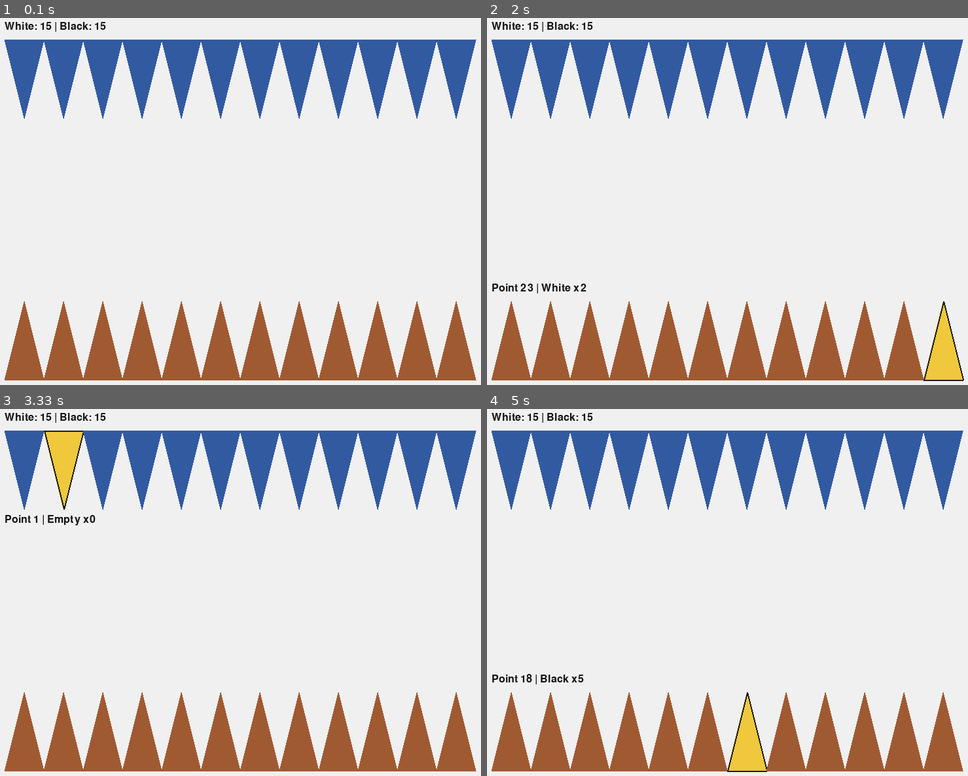
Above: before the commit, frames 1-4 (two rows, left to right).
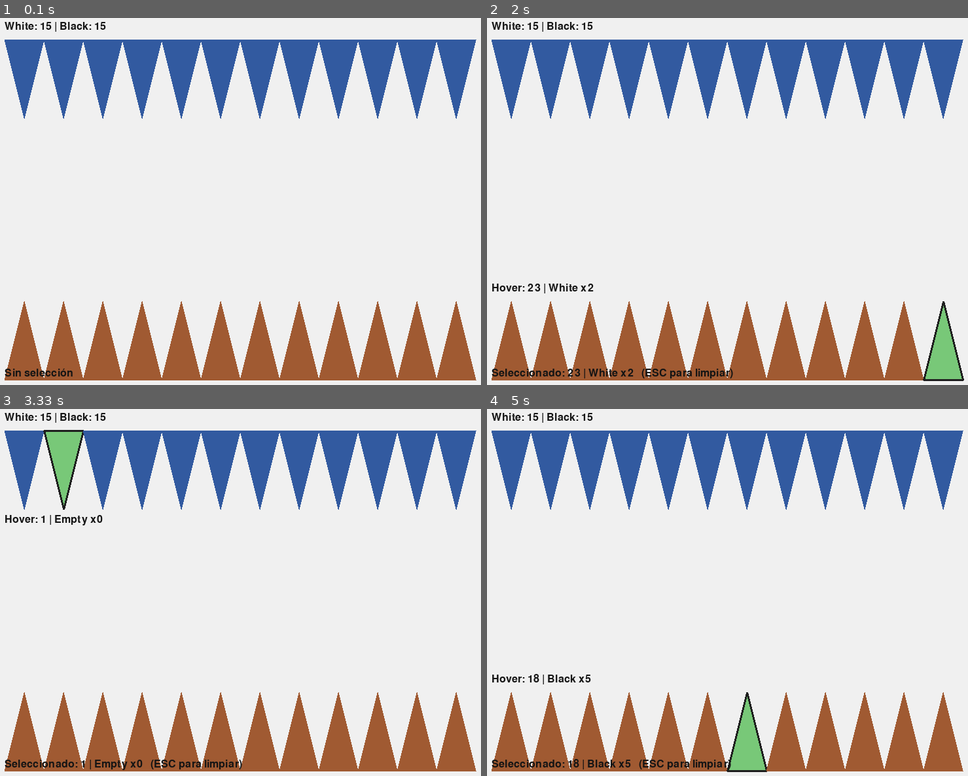
Above: after the commit, the same moments.

Repository: um-computacion/computacion-2025-backgammon-Macarena-Ardevol
Game: pygame game, started from backgammon/pygame_ui/__main__.py
The game is run twice, just before and just after one commit, with the same random seed, the same clock (stepped at 60 frames per second) and the same inputs.
Inputs (mouse positions are in pixels of both pictures, inside the frame that each line leads up to):
- Up to frame 1 (0.1 s): no input
- Up to frame 2 (2 s): click (525, 373) at 0.38 s, where only the run after the commit has a clickable "Sin selección"; click (780, 296) at 0.72 s; click (588, 65) at 1.05 s; click (602, 131) at 1.38 s; click (924, 359) at 1.72 s
- Up to frame 3 (3.33 s): click (168, 519) at 2.05 s; click (423, 702) at 2.38 s; click (72, 640) at 2.72 s; click (81, 467) at 3.05 s
- Up to frame 4 (5 s): click (602, 669) at 3.38 s; click (650, 713) at 3.72 s; click (568, 746) at 4.05 s; click (563, 625) at 4.38 s; click (756, 709) at 4.72 s

The runs differ from the first frame. In frame 1, 0.2% of the frame differs, in the area x 0-16%, y 95-98%; in frame 2, 1.6%, in the area x 0-99%, y 72-99%; in frame 3, 1.6%; in frame 4, 1.6%.

Commit message:
UI: selección por click en Pygame + barra de estado; docs y changelog

Diff:
--- a/backgammon/pygame_ui/__main__.py
+++ b/backgammon/pygame_ui/__main__.py
@@ -16,7 +16,8 @@
     TOP_CLR = (50, 90, 160)
     BOT_CLR = (160, 90, 50)
     TXT = (20, 20, 20)
-    HILIGHT = (240, 200, 60)
+    HILIGHT = (240, 200, 60)   # hover
+    SELECT = (120, 200, 120)   # seleccionado
     OUTLINE = (30, 30, 30)
 
     def tri_polygon_top(i, col_w):
@@ -31,16 +32,16 @@
                 ((x0 + x1) / 2, H - MARGIN - TRI_H)]
 
     def hover_index(mx, my, col_w):
-        # Top band
+        # Banda superior  (0..11)
         if MARGIN <= my <= MARGIN + TRI_H:
             i = int((mx - MARGIN) // col_w)
             if 0 <= i < 12 and MARGIN <= mx <= MARGIN + 12 * col_w:
-                return i  # 0..11
-        # Bottom band
+                return i
+        # Banda inferior (12..23)
         if (H - MARGIN - TRI_H) <= my <= (H - MARGIN):
             i = int((mx - MARGIN) // col_w)
             if 0 <= i < 12 and MARGIN <= mx <= MARGIN + 12 * col_w:
-                return 12 + i  # 12..23
+                return 12 + i
         return None
 
     # Init
@@ -57,58 +58,99 @@
         width = W - 2 * MARGIN
         col_w = width / 12
 
+        selected_idx = None
+
         running = True
         while running:
-            # Eventos básicos (cerrar/ESC)
+            mx, my = pygame.mouse.get_pos()
+            idx_hover = hover_index(mx, my, col_w)
+
+            # Eventos
             for event in pygame.event.get():
                 if event.type == pygame.QUIT:
                     running = False
-                if event.type == pygame.KEYDOWN and event.key == pygame.K_ESCAPE:
-                    running = False
+                elif event.type == pygame.KEYDOWN and event.key == pygame.K_ESCAPE:
+                    # ESC: limpiar selección o salir si no hay selección
+                    if selected_idx is not None:
+                        selected_idx = None
+                    else:
+                        running = False
+                elif event.type == pygame.MOUSEBUTTONDOWN and event.button == 1:
+                    # Click izquierdo: seleccionar/deseleccionar
+                    if idx_hover is not None:
+                        if selected_idx == idx_hover:
+                            selected_idx = None
+                        else:
+                            selected_idx = idx_hover
+                    else:
+                        selected_idx = None
 
             # Fondo
             screen.fill(BG)
 
-            mx, my = pygame.mouse.get_pos()
-            idx = hover_index(mx, my, col_w)
-
-            # Triángulos superiores (puntos 0..11)
+            # Dibujar triángulos superiores (0..11)
             for i in range(12):
                 poly = tri_polygon_top(i, col_w)
-                color = HILIGHT if idx == i else TOP_CLR
+                if selected_idx == i:
+                    color = SELECT
+                    border_w = 3
+                elif idx_hover == i:
+                    color = HILIGHT
+                    border_w = 2
+                else:
+                    color = TOP_CLR
+                    border_w = 0
                 pygame.draw.polygon(screen, color, poly)
-                # contorno si está resaltado
-                if idx == i:
-                    pygame.draw.polygon(screen, OUTLINE, poly, width=2)
+                if border_w:
+                    pygame.draw.polygon(screen, OUTLINE, poly, width=border_w)
 
-            # Triángulos inferiores (puntos 12..23)
+            # Dibujar triángulos inferiores (12..23)
             for i in range(12):
                 poly = tri_polygon_bottom(i, col_w)
                 pt_index = 12 + i
-                color = HILIGHT if idx == pt_index else BOT_CLR
+                if selected_idx == pt_index:
+                    color = SELECT
+                    border_w = 3
+                elif idx_hover == pt_index:
+                    color = HILIGHT
+                    border_w = 2
+                else:
+                    color = BOT_CLR
+                    border_w = 0
                 pygame.draw.polygon(screen, color, poly)
-                if idx == pt_index:
-                    pygame.draw.polygon(screen, OUTLINE, poly, width=2)
+                if border_w:
+                    pygame.draw.polygon(screen, OUTLINE, poly, width=border_w)
 
-            # Totales de fichas
+            # Totales
             white_total = board.count_total(Board.WHITE)
             black_total = board.count_total(Board.BLACK)
             info = font.render(f"White: {white_total} | Black: {black_total}", True, TXT)
             screen.blit(info, (MARGIN, MARGIN - 28))
 
-            # Tooltip simple de hover (índice, dueño, cantidad)
-            if idx is not None:
+            # Tooltip hover
+            if idx_hover is not None:
                 try:
-                    owner = board.owner_at(idx)
-                    cnt = board.count_at(idx)
+                    owner = board.owner_at(idx_hover)
+                    cnt = board.count_at(idx_hover)
                     owner_lbl = "White" if owner == Board.WHITE else ("Black" if owner == Board.BLACK else "Empty")
-                    tip = font.render(f"Point {idx} | {owner_lbl} x{cnt}", True, TXT)
-                    # Mostrar arriba si el punto es top, abajo si es bottom
-                    tip_y = MARGIN + TRI_H + 8 if idx <= 11 else (H - MARGIN - TRI_H - 28)
+                    tip = font.render(f"Hover: {idx_hover} | {owner_lbl} x{cnt}", True, TXT)
+                    tip_y = MARGIN + TRI_H + 8 if idx_hover <= 11 else (H - MARGIN - TRI_H - 28)
                     screen.blit(tip, (MARGIN, tip_y))
                 except Exception:
-                    # Si algo raro pasa con índices (no debería), ignoramos el tooltip
                     pass
+
+            # Barra de estado selección
+            status_msg = "Sin selección"
+            if selected_idx is not None:
+                try:
+                    owner = board.owner_at(selected_idx)
+                    cnt = board.count_at(selected_idx)
+                    owner_lbl = "White" if owner == Board.WHITE else ("Black" if owner == Board.BLACK else "Empty")
+                    status_msg = f"Seleccionado: {selected_idx} | {owner_lbl} x{cnt}   (ESC para limpiar)"
+                except Exception:
+                    status_msg = f"Seleccionado: {selected_idx}"
+            status = font.render(status_msg, True, TXT)
+            screen.blit(status, (MARGIN, H - MARGIN + 6 - 24))  # justo arriba del margen inferior
 
             pygame.display.flip()
             clock.tick(60)
Not shown, changed: README.md
Not shown, changed: CHANGELOG.md
